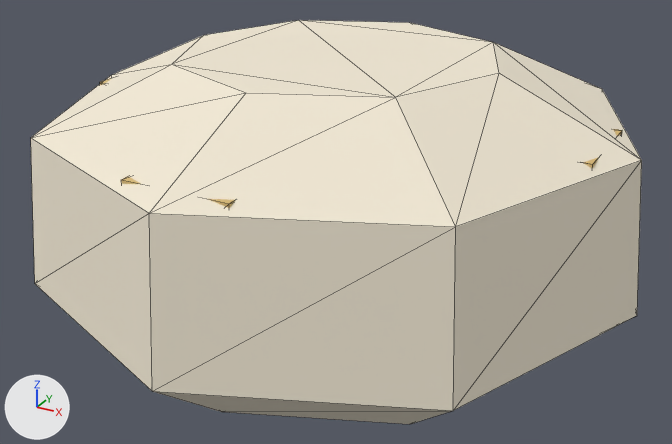
Renders of the glTF model assets/models/pan_de_muerto.glb from each side of a commit.
Before and after are seen from a camera (50 mm lens) standing at (0.152, -0.279, 0.176) and looking at (0.001, -0.005, 0.038). Every picture has the same lights, and +X, +Y and +Z are marked at lower left. The first picture is the older version. Mesh edges are drawn as thin lines. Vertices at exactly the same position are counted once.

The first picture shows 'Huesito', 'Huesito.001', 'Pan'.
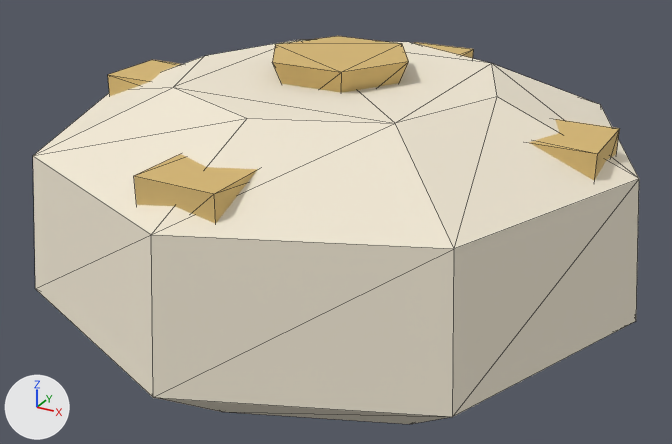
Diff of the bpy script that builds the scene:
```diff
--- a/assets/models/pan_de_muerto.glb.py
+++ b/assets/models/pan_de_muerto.glb.py
@@ me_pan @@
 # used by ob_pan; location = (0.0, 0.0, 0.0)
-me_pan.from_pydata(...)  # 32 vertices, 60 faces; spans x -0.11..0.11, y -0.11..0.11, z 0.0..0.1
+me_pan.from_pydata(...)  # 32 vertices, 60 faces; spans x -0.11..0.11, y -0.11..0.11, z 0.0..0.092
+# me_pan part 1: the whole mesh is scaled about the mesh origin by (1, 1, 0.922)
 me_pan.materials.append(mat_sugar)
@@ me_huesito_cruz_001 @@
+me_huesito_cruz_001.from_pydata(...)  # a box spanning x -0.014..0.014, y -0.094..0.094, z 0.058..0.083
+me_huesito_cruz_001.materials.append(mat_sugar_detail)  # beige #d7b875
@@ me_huesito_cruz @@
+me_huesito_cruz.from_pydata(...)  # a box spanning x -0.094..0.094, y -0.014..0.014, z 0.058..0.083
+me_huesito_cruz.materials.append(mat_sugar_detail)  # beige #d7b875
@@ me_bolita_central @@
+me_bolita_central.from_pydata(...)  # a 6-sided cut cone along z (radius 0.0189 at the low end, 0.0262 at the high end) spanning x -0.0262..0.0262, y -0.0227..0.0227, z 0.0825..0.1
+me_bolita_central.materials.append(mat_sugar_detail)  # beige #d7b875
@@ ob_huesito @@
-ob_huesito = bpy.data.objects.new('Huesito', me_huesito)
-ob_huesito.location = (0.0, 0.0, 0.0)
@@ ob_huesito_001 @@
-ob_huesito_001 = bpy.data.objects.new('Huesito.001', me_huesito_001)
-ob_huesito_001.location = (0.0, 0.0, 0.0)
@@ ob_huesito_cruz_001 @@
+ob_huesito_cruz_001 = bpy.data.objects.new('Huesito cruz.001', me_huesito_cruz_001)
+ob_huesito_cruz_001.location = (0.0, 0.0, 0.0)
@@ ob_huesito_cruz @@
+ob_huesito_cruz = bpy.data.objects.new('Huesito cruz', me_huesito_cruz)
+ob_huesito_cruz.location = (0.0, 0.0, 0.0)
@@ ob_bolita_central @@
+ob_bolita_central = bpy.data.objects.new('Bolita central', me_bolita_central)
+ob_bolita_central.location = (0.0, 0.0, 0.0)
```

Pixel boxes (x1, y1, x2, y2) of what changed, in the pictures (672 x 444 px):
'Pan', rescaled
    before: (31, 20, 642, 424)
    after: (33, 39, 639, 424)
'Bolita central', added (beige)
    after: (272, 36, 409, 93)
'Huesito cruz.001', added
    after: (134, 42, 474, 224)
'Huesito cruz', added
    after: (108, 60, 620, 181)
'Huesito.001', deleted (mostly hidden)
    before: (121, 176, 235, 208)
'Huesito', deleted
    before: (100, 78, 622, 168)
